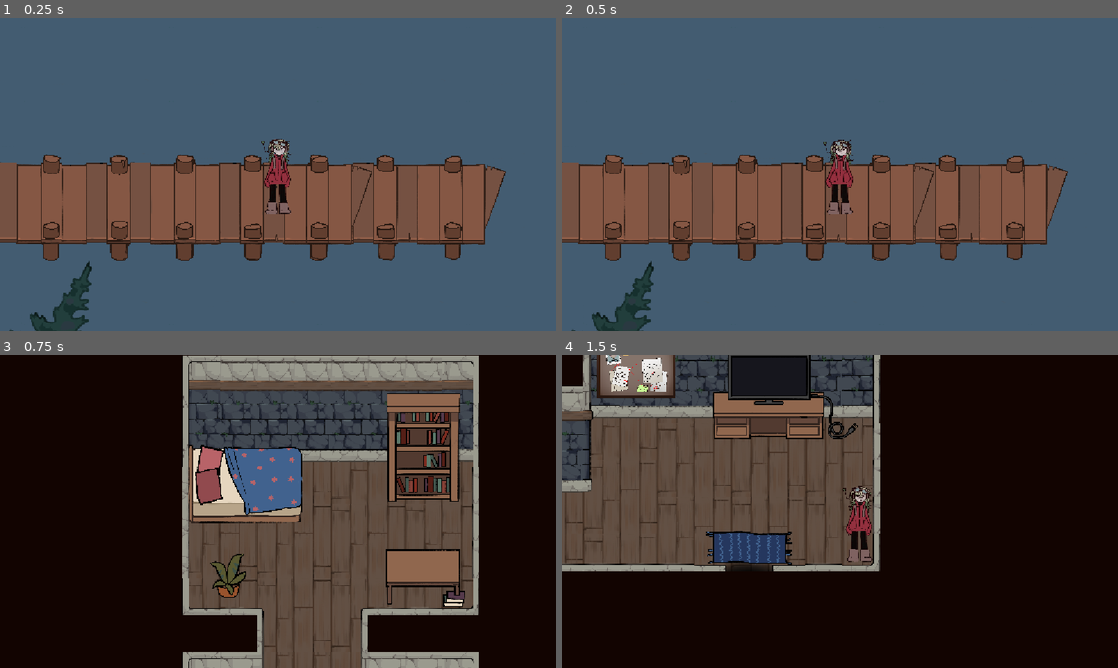
Above: before the commit, frames 1-4 (two rows, left to right).
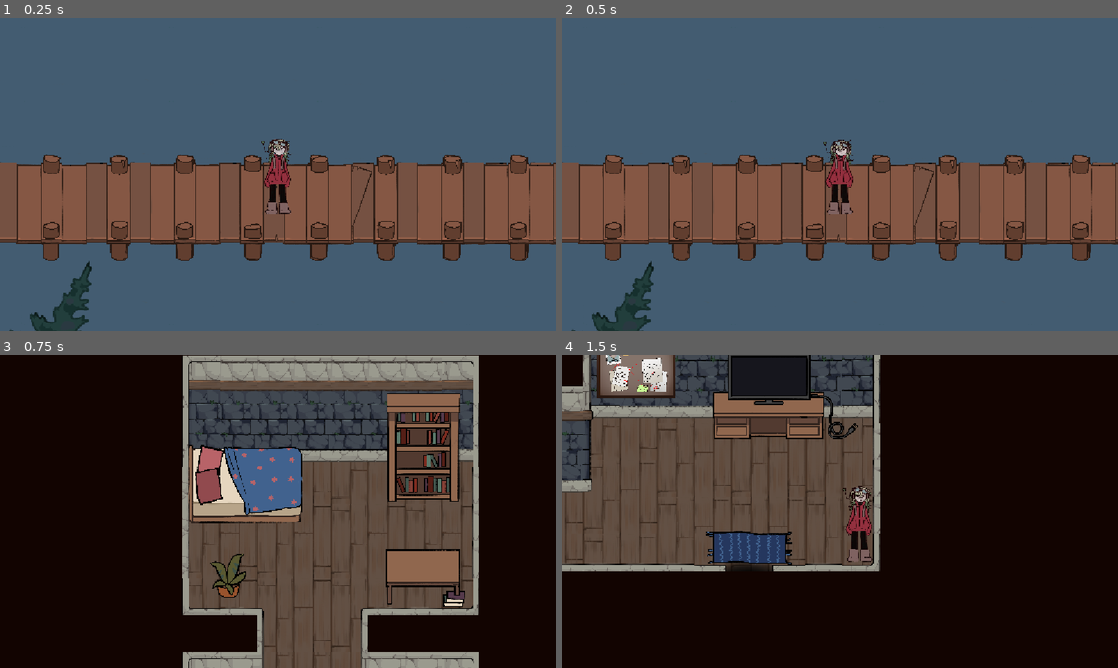
Above: after the commit, the same moments.

Repository: Jiwwie/gymnasiearbete
Game: Godot game, scene res://scenes/rooms/outside.tscn
Same seed, same stepped clock (60 frames per second), same inputs: the game is played once before the commit and once after it. This scene is started directly instead of the project's main scene. The engine's default icon, where the game draws it, is replaced by a stand-in: a white triangle on a blue panel in a dark square.
Inputs:
- Up to frame 1 (0.25 s): no input
- Up to frame 2 (0.5 s): no input
- Up to frame 3 (0.75 s): tap Enter (ui_accept) at 0.5 s; hold D (move_right) from 0.53 s (still down); tap E (interact) at 0.6 s
- Up to frame 4 (1.5 s): tap Enter (ui_accept) at 0.77 s; release D (move_right) at 1.28 s; hold S (move_down) from 1.28 s (still down); tap E (interact) at 1.35 s

The runs differ from the first frame. In frame 1, 4.0% of the frame differs, in the area x 67-100%, y 43-78%; in frame 2, 4.0%; in frame 3, nothing differs; in frame 4, nothing differs.

Commit message:
Update outside scene and tileset collision
Adjusted polygon points in outside.tres for improved collision and updated tile_map_data in outside.tscn to reflect new tile layout. Also removed unused UID from bridge.tscn ext_resource reference.

Diff:
--- a/assets/tilemaps/tilesets/outside.tres
+++ b/assets/tilemaps/tilesets/outside.tres
@@ -364,7 +364,7 @@
 10:10/0 = 0
 11:10/0 = 0
 12:10/0 = 0
-12:10/0/physics_layer_0/polygon_0/points = PackedVector2Array(-64, 7.5, -64, -11.5, -1, -8.5, 4, 49.5, -9, 48.5, -10, 13.5)
+12:10/0/physics_layer_0/polygon_0/points = PackedVector2Array(-64, 7.5, -64, -11.5, -1, -8.5, 4, 49.5, -11, 53.5, -10, 13.5)
 15:10/0 = 0
 20:10/0 = 0
 21:10/0 = 0
--- a/scenes/rooms/outside.tscn
+++ b/scenes/rooms/outside.tscn
@@ -78,7 +78,7 @@
 
 [node name="SpriteLayer" type="TileMapLayer" parent="."]
 scale = Vector2(0.3, 0.3)
-tile_map_data = PackedByteArray("AAAKAAMAAgABAAAAAADy//7/BQAAAAAAAAAoAAEAAgABAAAAAAAuAAEAAgABAAAAAAA0AAEAAgABAAAAAAA=")
+tile_map_data = PackedByteArray("AAAKAAMAAgABAAAAAADy//7/BQAAAAAAAAAoAAEAAgABAAAAAAAuAAEAAgABAAAAAAA0AAEAAgABAAAAAAA6AAEAAgABAAAAAAA9AAEAAgABAAAAAABAAAEAAgABAAAAAABDAAEAAgABAAAAAABGAAEAAgABAAAAAABJAAEAAgABAAAAAABMAAEAAgABAAAAAAA=")
 tile_set = ExtResource("1_88mi5")
 
 [node name="Steven" type="Area2D" parent="."]
Not shown: 1 places in scenes/rooms/outside.tscn that only renumber resources
